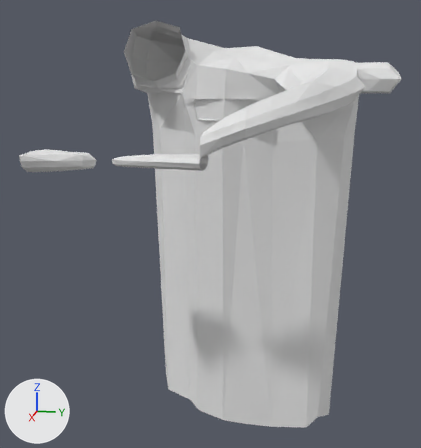
What one commit did to the Blender file Assets/EnvironmentLevel1/platformcave.blend.
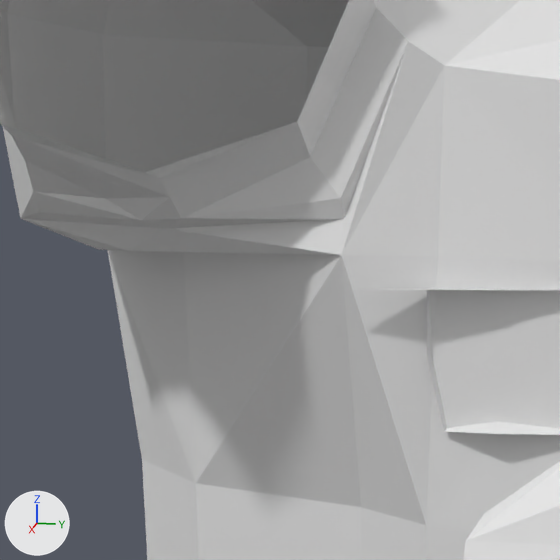
Each version is shown whole from a 50 mm camera at (120.1, 173.8, -1.5) aimed at (8.2, 151.4, -29.4), then close up on the part from 31% to 51% of the width and 12% to 31% of the height. Lighting does not change. The marker at lower left points along +X, +Y and +Z.
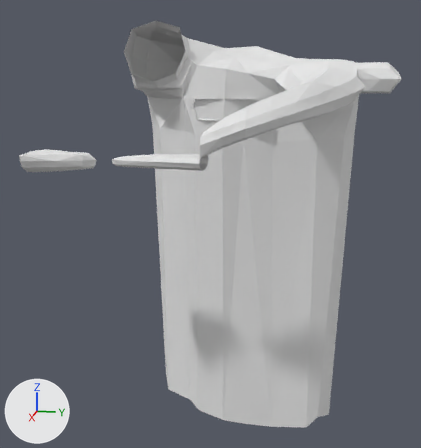
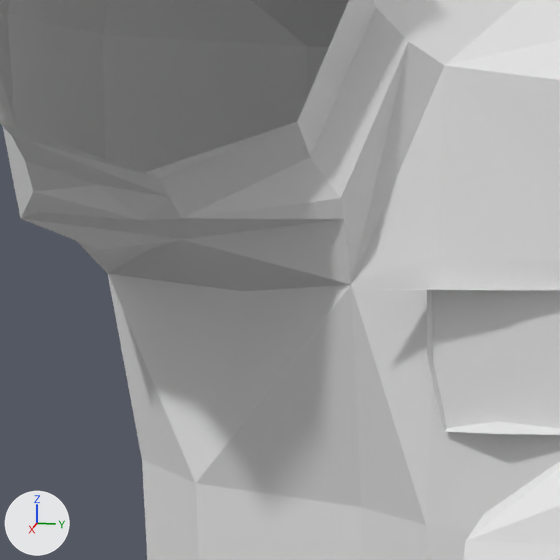
Scene script edits in JSON lines:
```json
{"block": "me_cube_005", "where": "me_cube_005.from_pydata(...)  # 320 vertices, 271 faces, 10 loose edges; spans x -46.1..19.7, y 50.5..114.2, z -63.6..25.3"}
{"block": "me_cube_005", "where": "# used by ob_cube_005; location = (21.97, 72.59, -15.33)"}
{"block": "me_cube_005", "change": "me_cube_005 part 1"}
{"op": "set", "path": "me_cube_005.vertices[36].co", "old": "(-24.0, 63.8, 11.3)", "new": "(-26.2, 63.8, 11.3)", "note": "pixel (129, 250) -> pixel (148, 249)"}
{"op": "set", "path": "me_cube_005.vertices[137].co", "old": "(-25.8, 65.1, 11.3)", "new": "(-25.8, 67.1, 10.0)", "note": "not seen -> pixel (243, 291)"}
{"op": "set", "path": "me_cube_005.vertices[141].co", "old": "(-22.1, 65.6, 12.1)", "new": "(-23.7, 65.6, 11.7)", "note": "pixel (166, 228) -> pixel (181, 239)"}
{"op": "set", "path": "me_cube_005.vertices[227].co", "old": "(-19.0, 72.0, 11.3)", "new": "(-20.2, 72.0, 10.4)", "note": "pixel (341, 255) -> pixel (351, 284)"}
{"op": "set", "path": "me_cube_005.vertices[234].co", "old": "(-31.9, 60.6, 11.3)", "new": "(-31.9, 60.6, 10.4)", "note": "not seen -> pixel (107, 273)"}
{"op": "set", "path": "me_cube_005.vertices[314].co", "old": "(-22.5, 63.6, 13.0)", "new": "(-22.0, 63.5, 13.4)", "note": "pixel (105, 198) -> pixel (99, 184)"}
```

Changed parts and their boxes (x1, y1, x2, y2) in the close-ups (560 x 560 px; the box of a moved part takes in the faces that stretch with it):
```json
{"part": 1, "of": "me_cube_005", "change": "moved or reshaped", "before": [7, 8, 445, 525], "after": [7, 8, 445, 525]}
```
